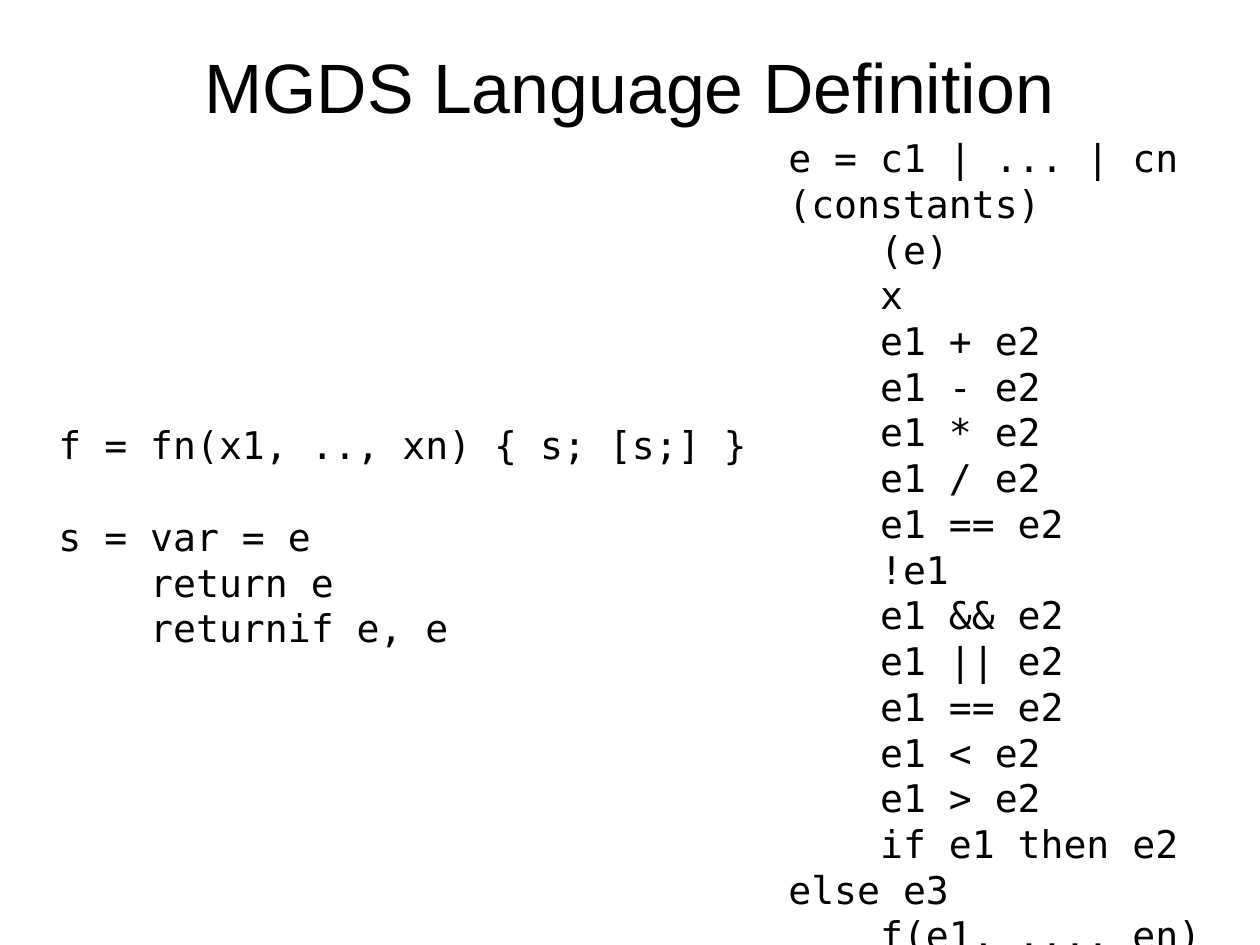
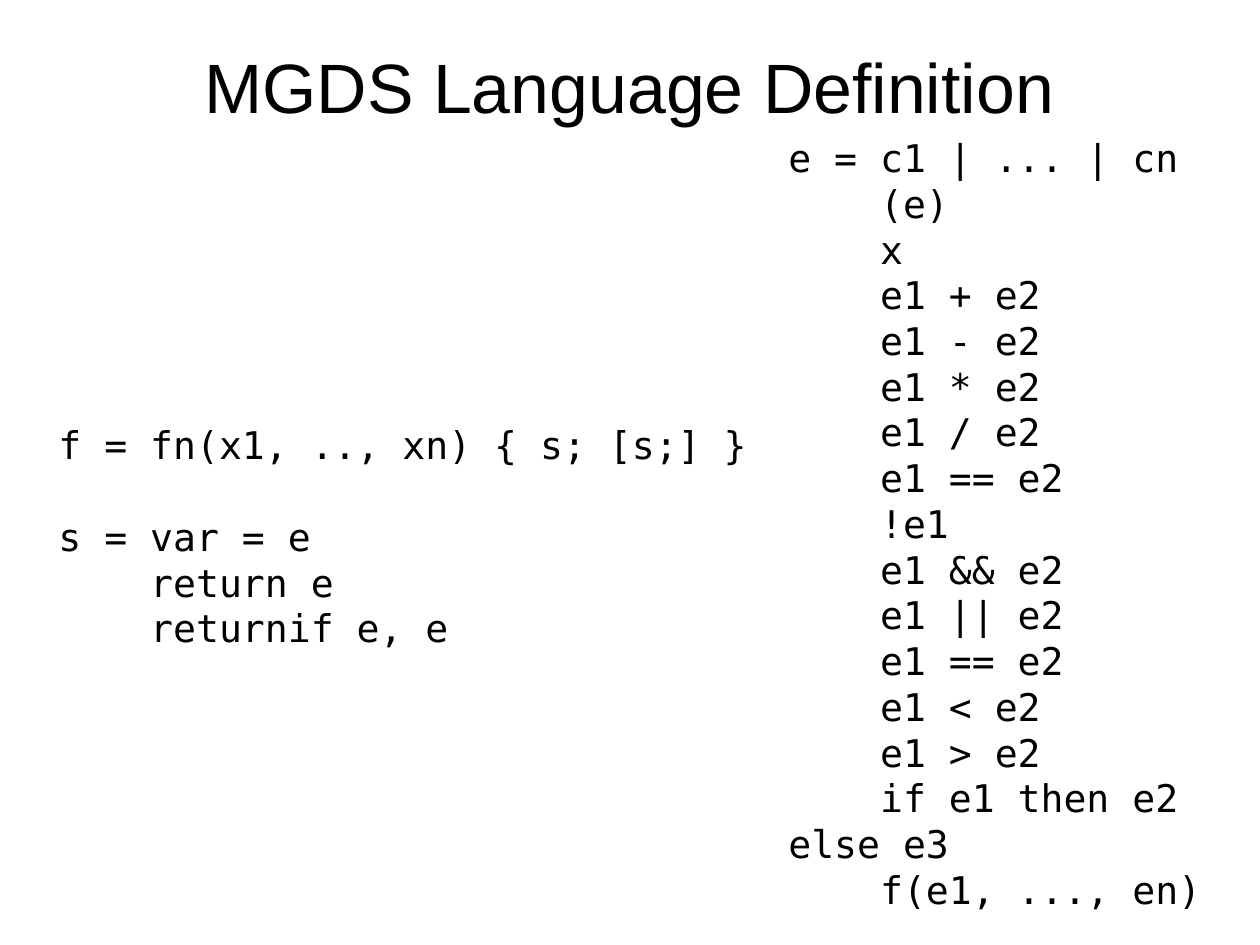
Before and after one commit to dcsommer/CS240H-Final-Project, a slide deck: slide 2 of demo.odp (slide 1 before the commit). Drawn at 1260x945 pixels with LibreOffice and Linux fonts; fonts in the diff are those of the drawing. Boxes give left, top, right and bottom in pixels: in the first picture for what was removed or moved away, otherwise in the second. Text is boxed around its words. In the diff, an @@ line names an element or a change of style, - is before the commit and + after.

```diff
--- a/demo.odp
+++ b/demo.odp
@@ text at (788,144,1178,173): text changed @@
-e = c1 | ... | cn (constants)
+e = c1 | ... | cn
```
Also in this commit, not shown: 1 other slide changed, 5 slides added, 2 other files.
